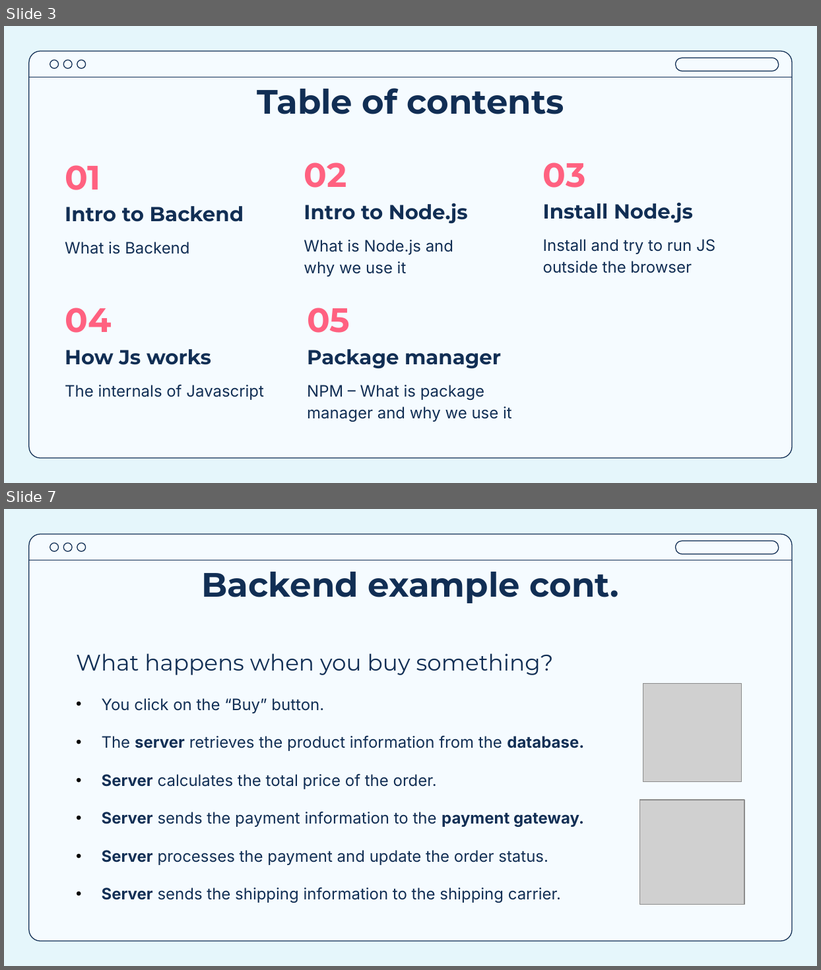
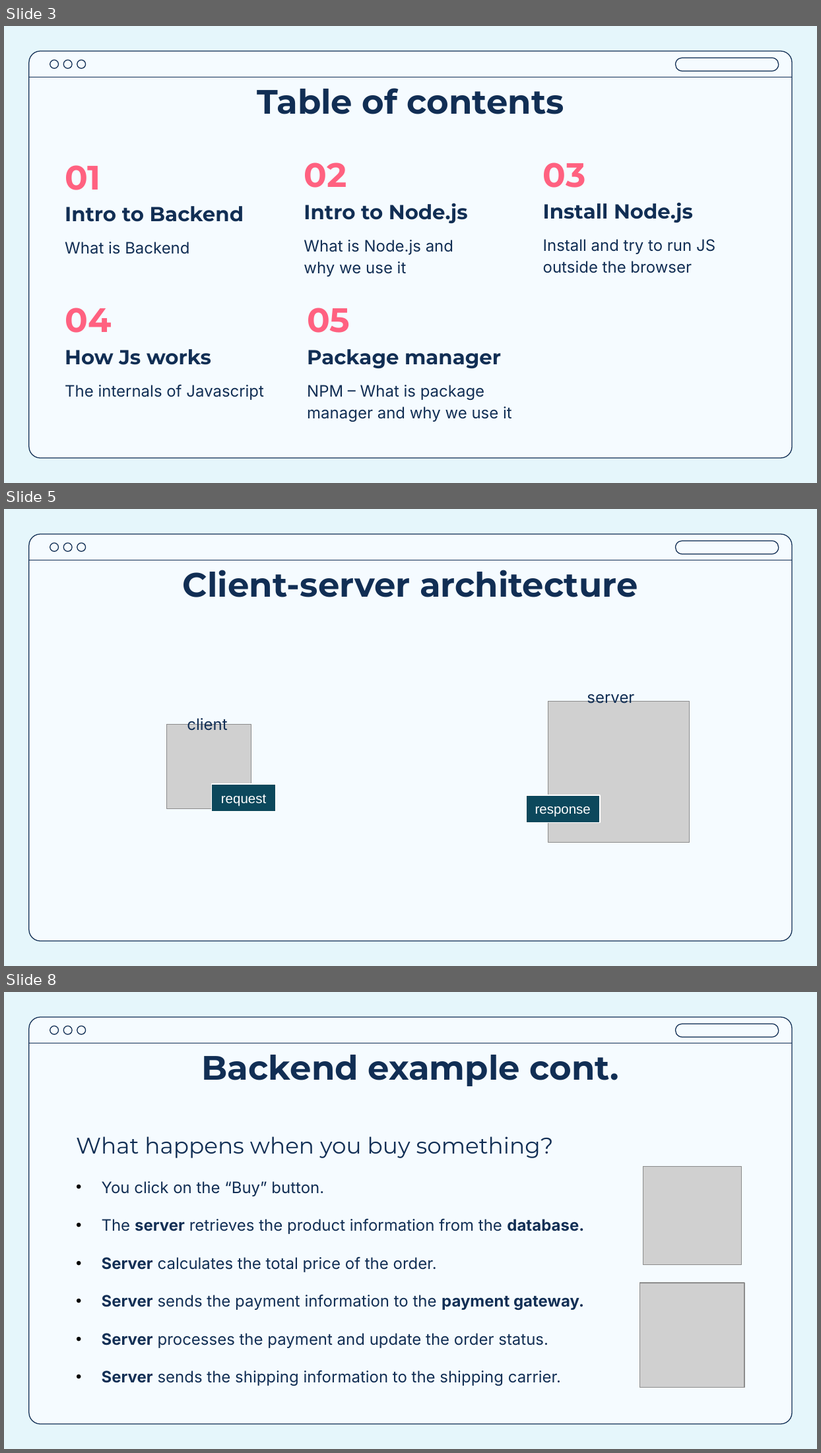
Before and after one commit to Ahmed-Khaled24/Node-workshop, a slide deck: Session 1 - Node Intro/Session 1.pptx. Shown one above the other, each under a label of ours: slides 3 and 7 before the commit, slides 3, 5 and 8 after it; the slides between them are not shown. The pictures are 821x970 and 821x1453 pixels, drawn with LibreOffice and Linux fonts; fonts in the diff are those of the drawing; grey boxes stand for pictures. Boxes give left, top, right and bottom in pixels: in the first picture for what was removed or moved away, otherwise in the second. Text is boxed around its words. In the diff, an @@ line names an element or a change of style, - is before the commit and + after.

```diff
--- a/Session 1 - Node Intro/Session 1.pptx
+++ b/Session 1 - Node Intro/Session 1.pptx
@@ slide 5 added at bbox=[4, 509, 817, 966], background #AEE2F4 at 31% opacity; not listed: 6 template elements that a slide beside it also shows @@
@@ title added at bbox=[183, 570, 638, 597], 30 pt, text #112E54, bold @@
+Client-server architecture
@@ picture added at bbox=[548, 702, 690, 843] @@
@@ text added at bbox=[587, 694, 634, 704], 14 pt, text #112E54 @@
+server
@@ picture added at bbox=[166, 724, 252, 809] @@
@@ text added at bbox=[187, 716, 227, 731], 14 pt, text #112E54 @@
+client
@@ rectangle added at bbox=[211, 785, 275, 813], fill #0C485C, outline #FFFFFF 1 pt, 12 pt, text #FFFFFF @@
+request
@@ rectangle added at bbox=[526, 795, 600, 823], fill #0C485C, outline #FFFFFF 1 pt, 12 pt, text #FFFFFF @@
+response
@@ what was slide 7 is now slide 8 @@
```
Also in this commit, not shown: 5 slides changed, 3 other slides added, 5 other files.
